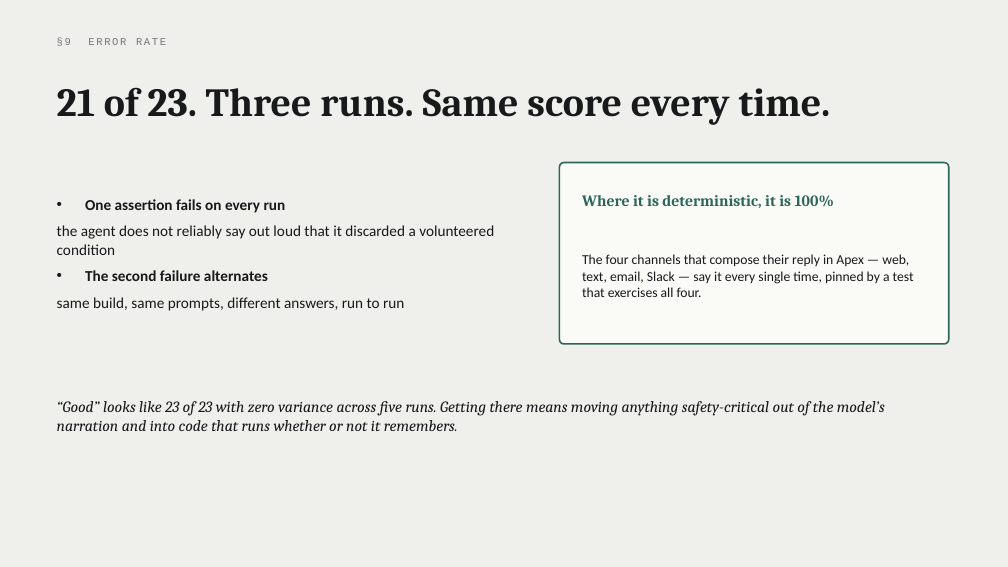
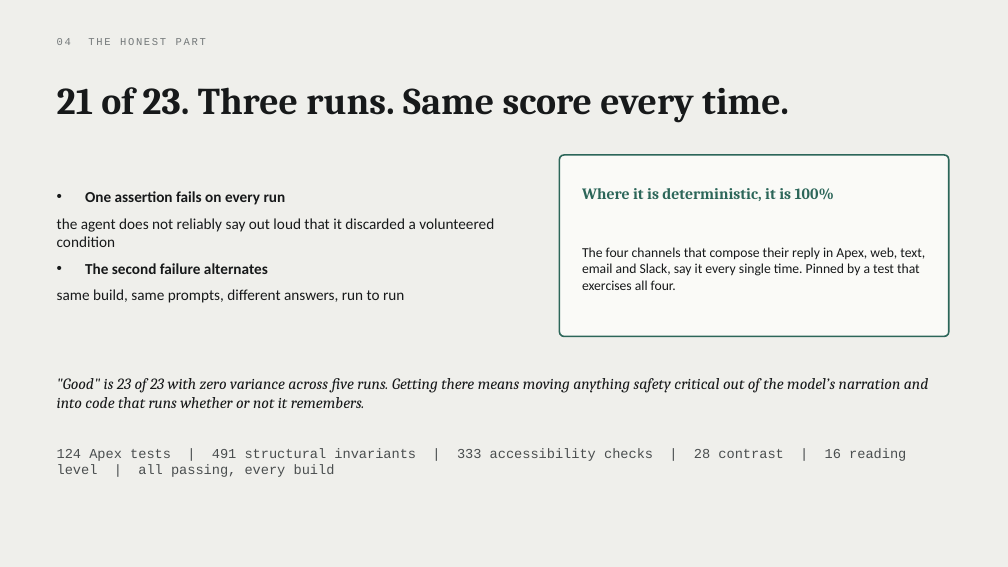
Before and after one commit to parthsevak2/curb-cut, a slide deck: slide 15 of submission/Curb-Cut.pptx (slide 10 before the commit). Drawn at 1008x567 pixels with LibreOffice and Linux fonts; fonts in the diff are those of the drawing. Boxes give left, top, right and bottom in pixels: in the first picture for what was removed or moved away, otherwise in the second. Text is boxed around its words. In the diff, an @@ line names an element or a change of style, - is before the commit and + after.

```diff
--- a/submission/Curb-Cut.pptx
+++ b/submission/Curb-Cut.pptx
@@ text "21 of 23. Three runs. ..." at box(57, 87, 789, 122): size 38 to 36 pt @@
@@ text removed at box(57, 38, 166, 46) @@
-§9 ERROR RATE
@@ text added at box(57, 38, 206, 45), 10 pt, text #74797A @@
+04 THE HONEST PART
@@ text "One assertion fails on every ...": place and size @@
-text "One assertion fails on every ..." at box(57, 199, 494, 311)
+text "One assertion fails on every ..." at box(57, 191, 494, 303)
@@ rounded rectangle: place and size @@
-rounded rectangle at box(560, 163, 949, 344)
+rounded rectangle at box(560, 155, 949, 337)
@@ text "Where it is deterministic, it ...": place and size @@
-text "Where it is deterministic, it ..." at box(582, 195, 834, 208)
+text "Where it is deterministic, it ..." at box(582, 188, 834, 201)
@@ text at box(582, 247, 925, 290): text changed @@
-The four channels that compose their reply in Apex — web, text, email, Slack — say it every single time, pinned by a test that exercises all four.
+The four channels that compose their reply in Apex, web, text, email and Slack, say it every single time. Pinned by a test that exercises all four.
@@ text at box(57, 378, 929, 408): text changed @@
-“Good” looks like 23 of 23 with zero variance across five runs. Getting there means moving anything safety-critical out of the model’s narration and into code that runs whether or not it remembers.
+"Good" is 23 of 23 with zero variance across five runs. Getting there means moving anything safety critical out of the model’s narration and into code that runs whether or not it remembers.
@@ text added at box(57, 448, 906, 461), 13 pt, text #4A4E4F @@
+124 Apex tests | 491 structural invariants | 333 accessibility checks | 28 contrast | 16 reading level | all passing, every build
```
Also in this commit, not shown: 6 other slides changed, 10 slides added, 6 slides removed.
